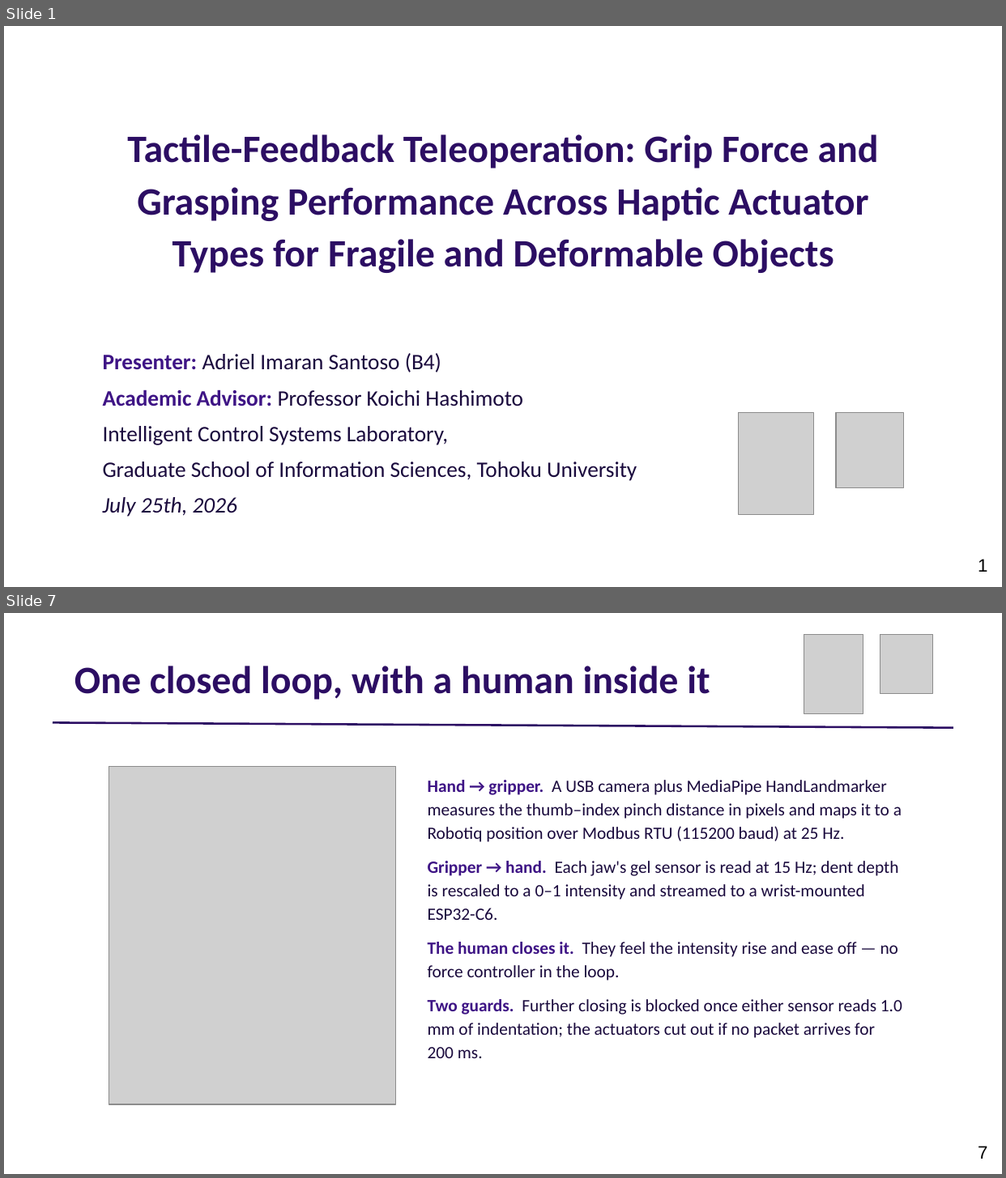
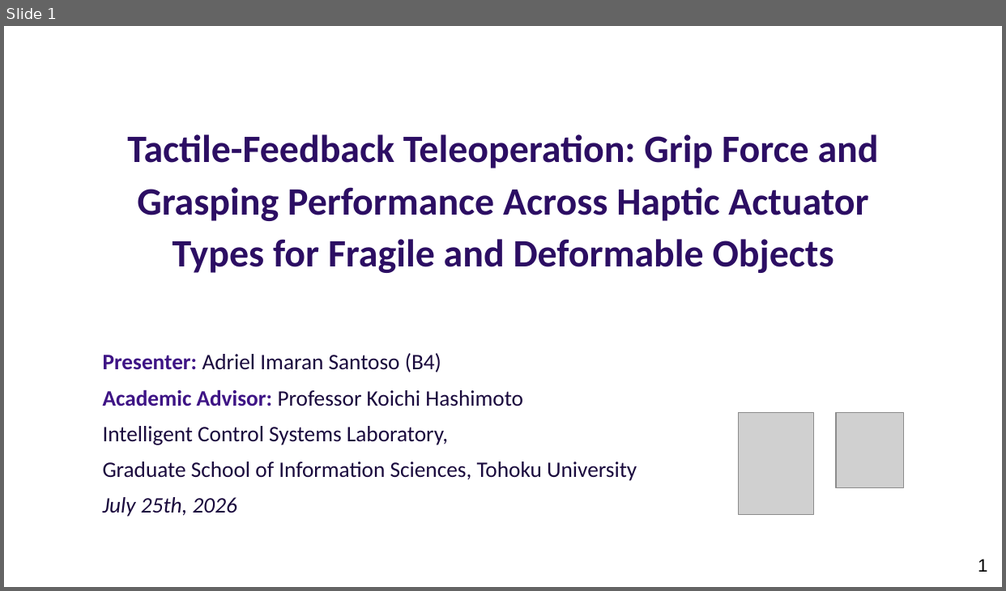
Before and after one commit to adibatic/gripper-haptic, a slide deck: thesis/presentation_slides.pptx. Shown one above the other, each under a label of ours: slides 1 and 7 before the commit, slide 1 after it; the slides between them are not shown. The pictures are 1006x1178 and 1006x591 pixels, drawn with LibreOffice and Linux fonts; fonts in the diff are those of the drawing; grey boxes stand for pictures. Boxes give left, top, right and bottom in pixels: in the first picture for what was removed or moved away, otherwise in the second. Text is boxed around its words. In the diff, an @@ line names an element or a change of style, - is before the commit and + after.

```diff
--- a/thesis/presentation_slides.pptx
+++ b/thesis/presentation_slides.pptx
@@ slide 7 removed at <box>4,613,1002,1174</box>, background #FFFFFF @@
@@ picture removed at <box>804,634,863,713</box> @@
@@ picture removed at <box>880,634,933,693</box> @@
@@ text removed at <box>74,666,710,700</box> @@
-One closed loop, with a human inside it
@@ line removed from (53, 723) to (953, 728) @@
@@ picture removed at <box>108,767,396,1105</box> @@
@@ text removed at <box>428,780,902,1059</box> @@
-Hand → gripper. A USB camera plus MediaPipe HandLandmarker measures the thumb–index pinch distance in pixels and maps it to a Robotiq position over Modbus RTU (115200 baud) at 25 Hz.
-Gripper → hand. Each jaw's gel sensor is read at 15 Hz; dent depth is rescaled to a 0–1 intensity and streamed to a wrist-mounted ESP32-C6.
-The human closes it. They feel the intensity rise and ease off — no force controller in the loop.
-Two guards. Further closing is blocked once either sensor reads 1.0 mm of indentation; the actuators cut out if no packet arrives for 200 ms.
@@ page number removed at <box>978,1146,987,1159</box> @@
-7
```
Also in this commit, not shown: 5 slides changed, 11 slides added, 13 other slides removed, 3 other files.
